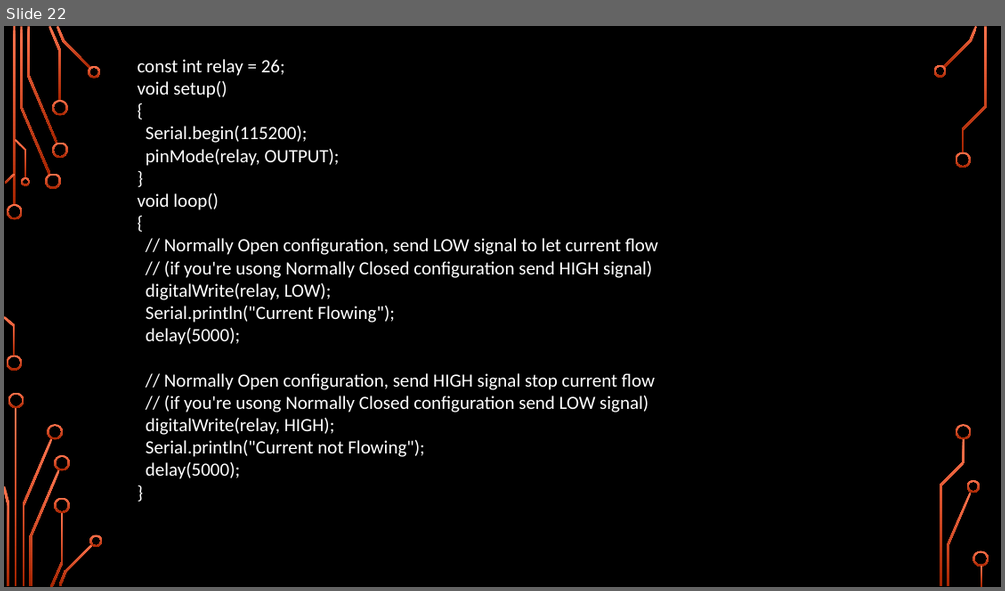
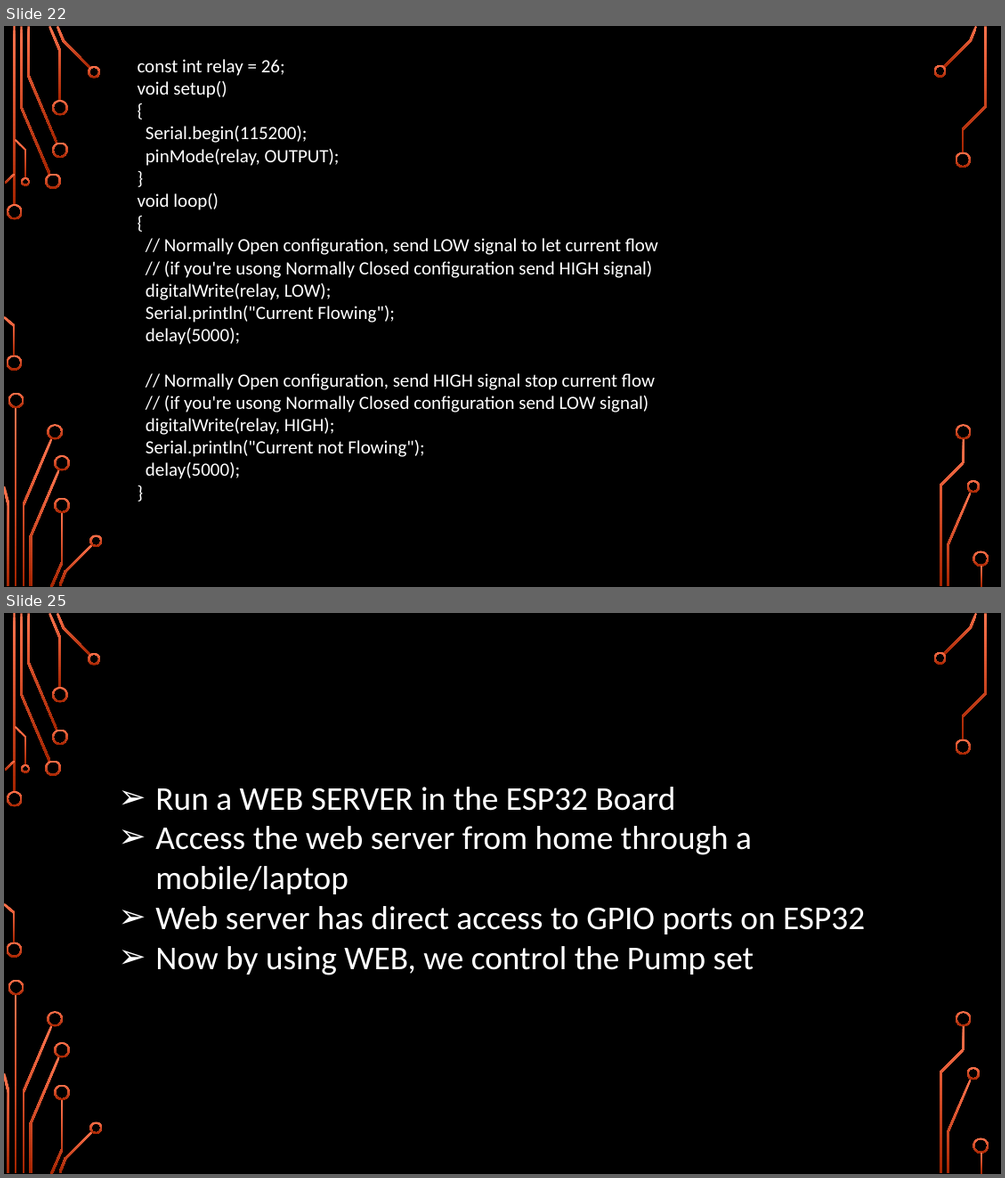
Before and after one commit to girishsukukumar/IoTWorkshop, a slide deck: Module-3.pptx. Shown one above the other, each under a label of ours: slide 22 before the commit, slides 22 and 25 after it; the slides between them are not shown. The pictures are 1005x591 and 1005x1178 pixels, drawn with LibreOffice and Linux fonts; fonts in the diff are those of the drawing; background and template pictures are left out. Boxes give left, top, right and bottom in pixels: in the first picture for what was removed or moved away, otherwise in the second. Text is boxed around its words. In the diff, an @@ line names an element or a change of style, - is before the commit and + after.

```diff
--- a/Module-3.pptx
+++ b/Module-3.pptx
@@ slide 25 added at [4, 613, 1001, 1174], background picture (left out); not listed: 36 template elements that a slide beside it also shows @@
@@ text added at [155, 787, 865, 975], 32 pt, text #FFFFFF @@
+➢ Run a WEB SERVER in the ESP32 Board
+➢ Access the web server from home through a mobile/laptop
+➢ Web server has direct access to GPIO ports on ESP32
+➢ Now by using WEB, we control the Pump set
```
Also in this commit, not shown: 1 slide changed, 3 other slides added, 4 slides removed, 1 other file.
